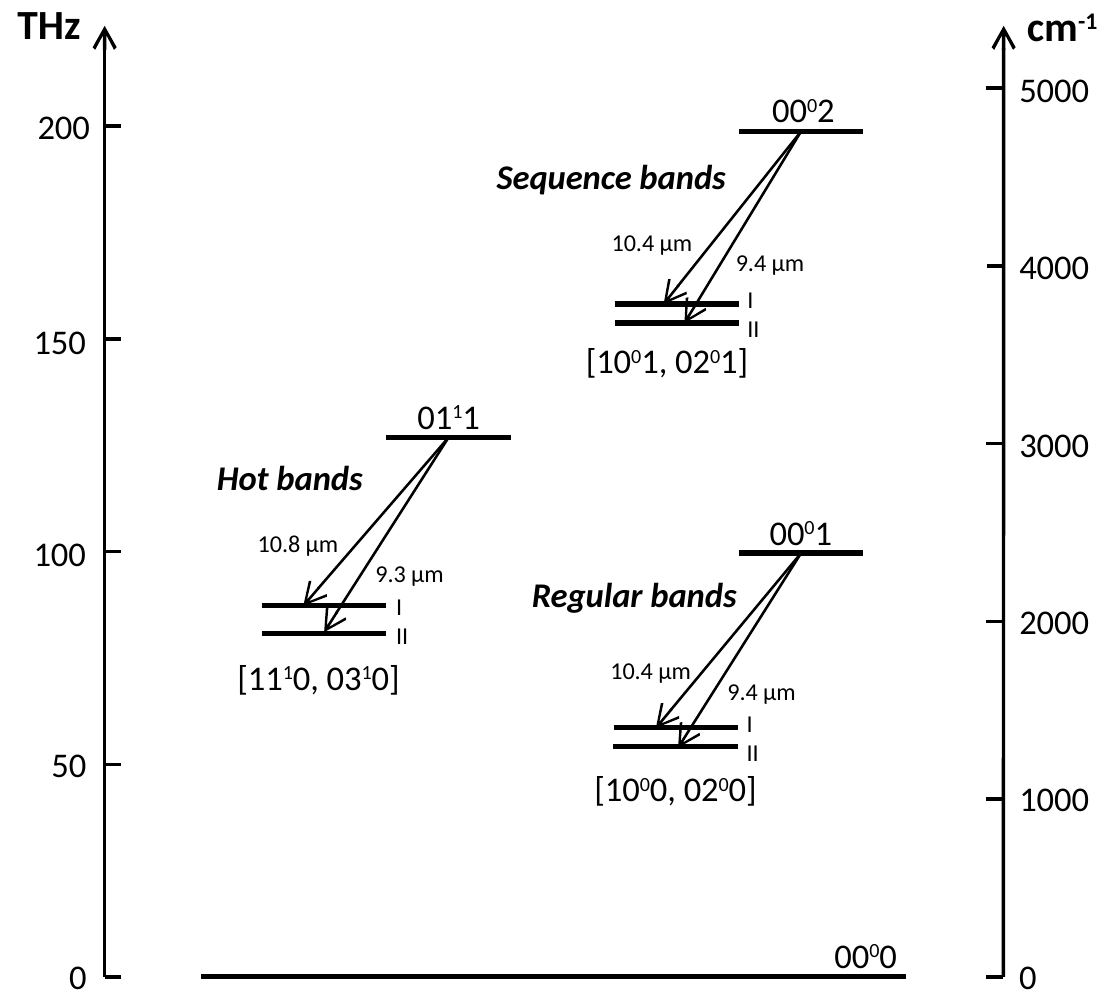
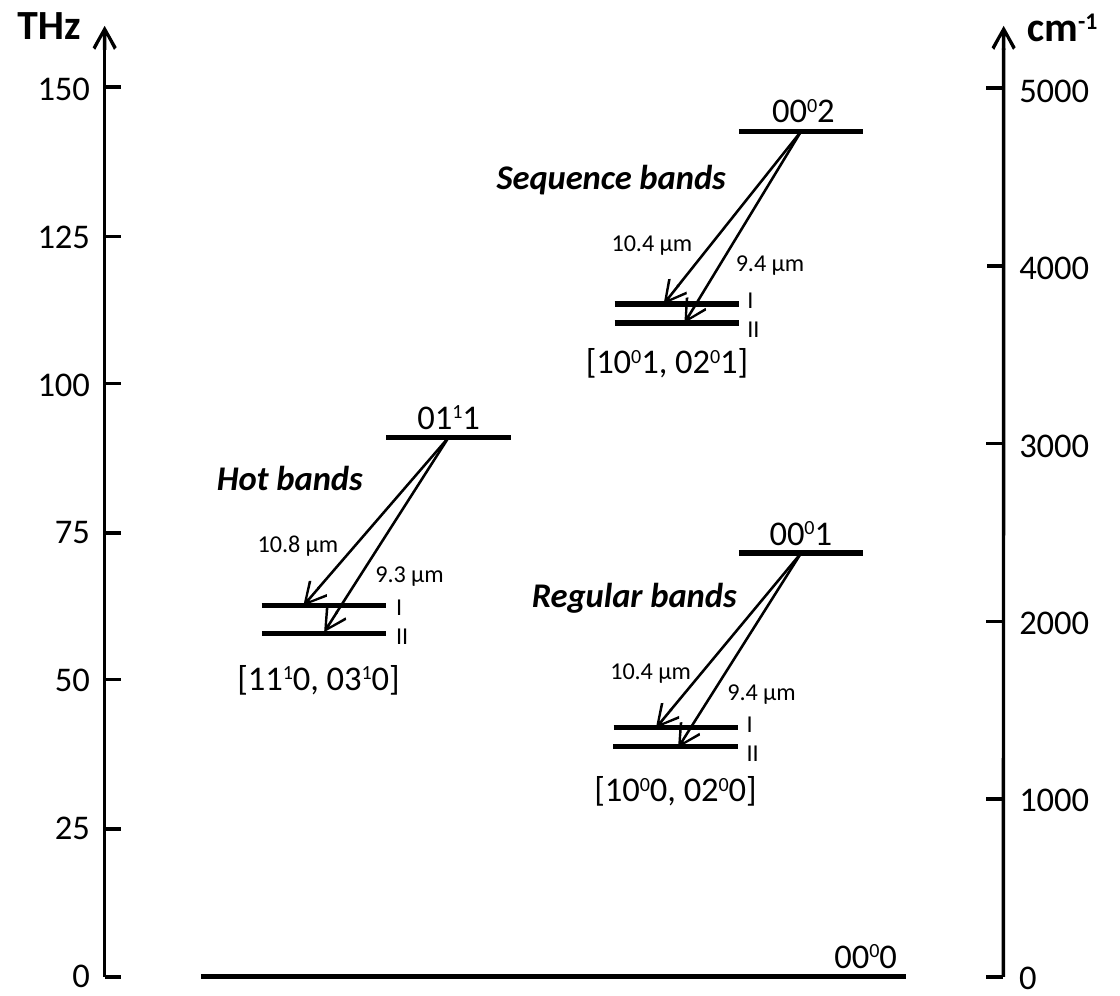
Before and after one commit to polyanskiy/co2amp, a slide deck: slide 1 of doc/tex/images/laser-transitions.pptx. Drawn at 1120x996 pixels with LibreOffice and Linux fonts; fonts in the diff are those of the drawing. Boxes give left, top, right and bottom in pixels: in the first picture for what was removed or moved away, otherwise in the second. Text is boxed around its words. In the diff, an @@ line names an element or a change of style, - is before the commit and + after.

```diff
--- a/doc/tex/images/laser-transitions.pptx
+++ b/doc/tex/images/laser-transitions.pptx
@@ alignment left to right in 4 elements at (72, 964, 90, 988), (55, 668, 90, 692), (38, 373, 90, 397), (38, 77, 90, 101) @@
@@ text "150": place and size @@
-text "150" at (34, 331, 86, 355)
+text "150" at (38, 77, 90, 101)
@@ line moved from (105, 127) - (122, 127) to (105, 87) - (122, 87) @@
@@ text removed at (38, 116, 90, 140) @@
-200
@@ text added at (38, 225, 90, 249), 10 pt, text #000000 @@
+125
@@ line added from (105, 236) to (122, 236), #000000 1 pt @@
@@ text "100": place and size @@
-text "100" at (34, 543, 86, 567)
+text "100" at (38, 373, 90, 397)
@@ line moved from (105, 338) - (122, 338) to (105, 383) - (122, 383) @@
@@ text added at (55, 520, 90, 544), 10 pt, text #000000 @@
+75
@@ line added from (105, 533) to (122, 533), #000000 1 pt @@
@@ text "50": place and size @@
-text "50" at (51, 754, 86, 778)
+text "50" at (55, 668, 90, 692)
@@ line moved from (105, 553) - (122, 553) to (105, 679) - (122, 679) @@
@@ text added at (55, 816, 90, 840), 10 pt, text #000000 @@
+25
@@ line moved from (105, 764) - (122, 764) to (105, 829) - (122, 829) @@
```
Also in this commit, not shown: 3 other files.
